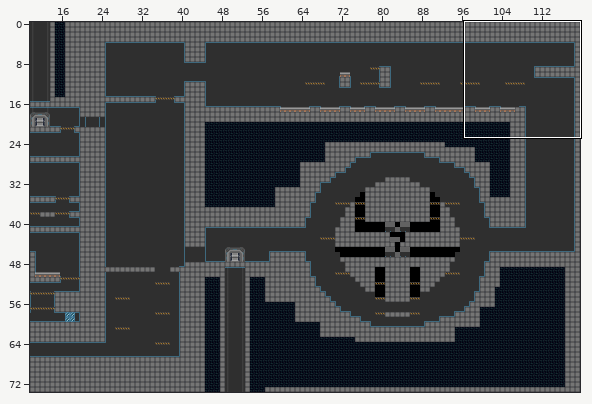
Tiled map, stored at proj/assets/dat/level7.tmx. The first picture is a wide view before the edit; the outline marks the close-up.
Close-up. Earlier state:
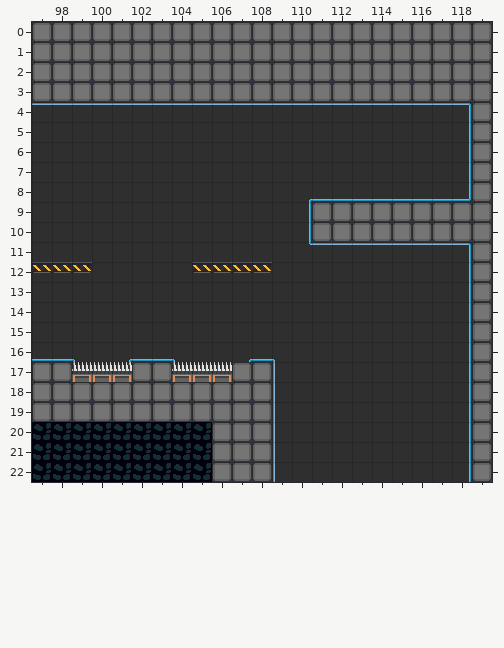
Cells are 20x20 px. Shown: x 97..119, y 0..22. The commit also changed other parts of the map, which this record leaves out.
After:
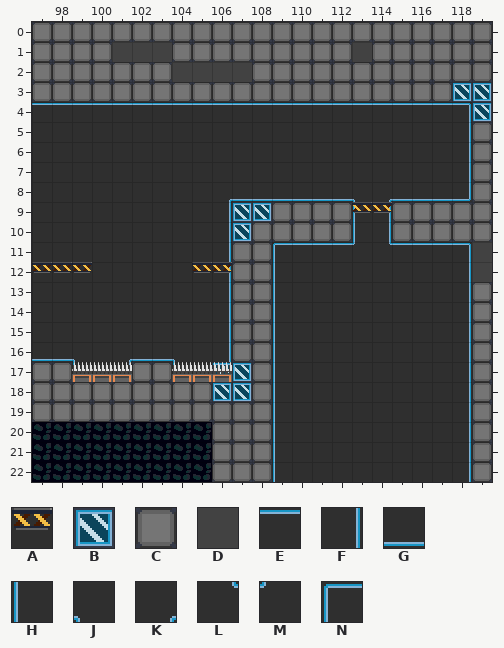
Key: from "defTile": A 6, B 19 turned 90, C 20, D 22, E 25, F 26, G 43, H 44, J 59, K 60, L 61, M 62, N 78.
_ is an empty cell.
Tiles of an added or newly shown layer are drawn over the layers below it.
Change:
Layer "bg":
y 8: x 110 K -> _; x 113..114 GG -> __
y 9..10: x 110 F -> _
y 11: x 110 L -> _; x 113..114 EE -> __
y 16: x 107..109 KGJ -> ___
y 17: x 106 G -> _
Layer "light" (added):
y 8: x 106..110 _____ -> KGGGG; x 113..114 __ -> JK
y 9..10: x 106 _ -> F; x 113..114 __ -> HF
y 11: x 106 _ -> F; x 109..110 __ -> NE; x 113..114 __ -> ML
y 12..16: x 106 _ -> F; x 109 _ -> H
Layer "tile":
y 1: x 101..103 CCC -> DDD; x 113 C -> D
y 2: x 104..107 CCCC -> DDDD
y 3: x 118..119 CC -> BB
y 4: x 119 C -> B
y 9: x 107..110 ____ -> BBCC; x 113..114 CC -> __
y 10: x 107..110 ____ -> BCCC; x 113..114 CC -> __
y 11..12: x 107..108 __ -> CC; x 119 C -> D
y 13..16: x 107..108 __ -> CC
y 17: x 106..107 _C -> BB
y 18: x 106..107 CC -> BB
Layer "js":
y 9: x 113..114 __ -> AA
y 12: x 107..108 AA -> __
